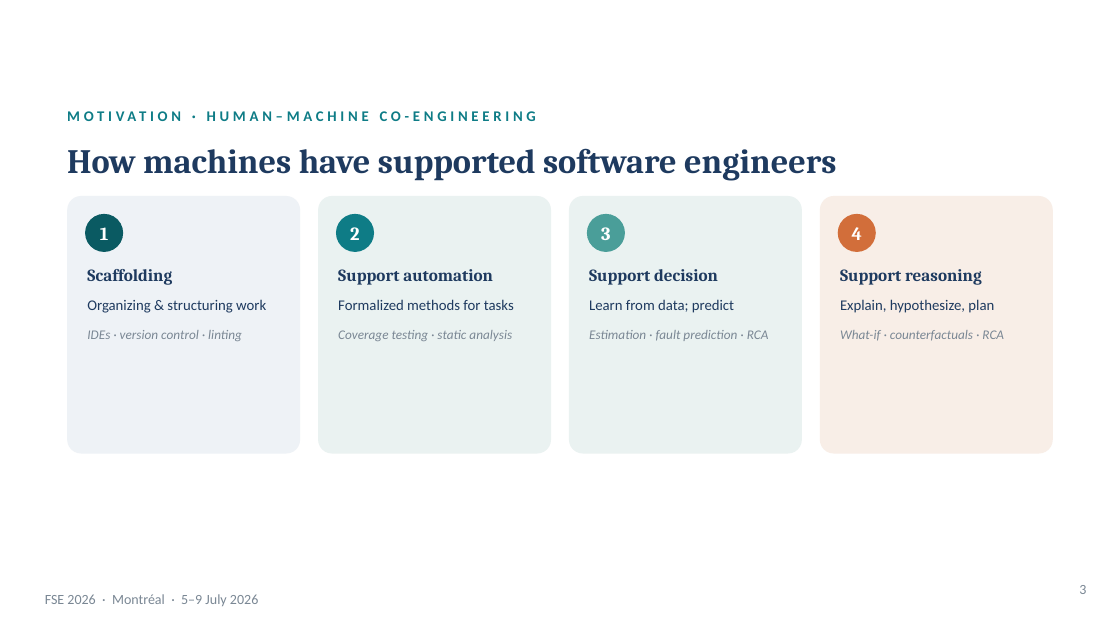
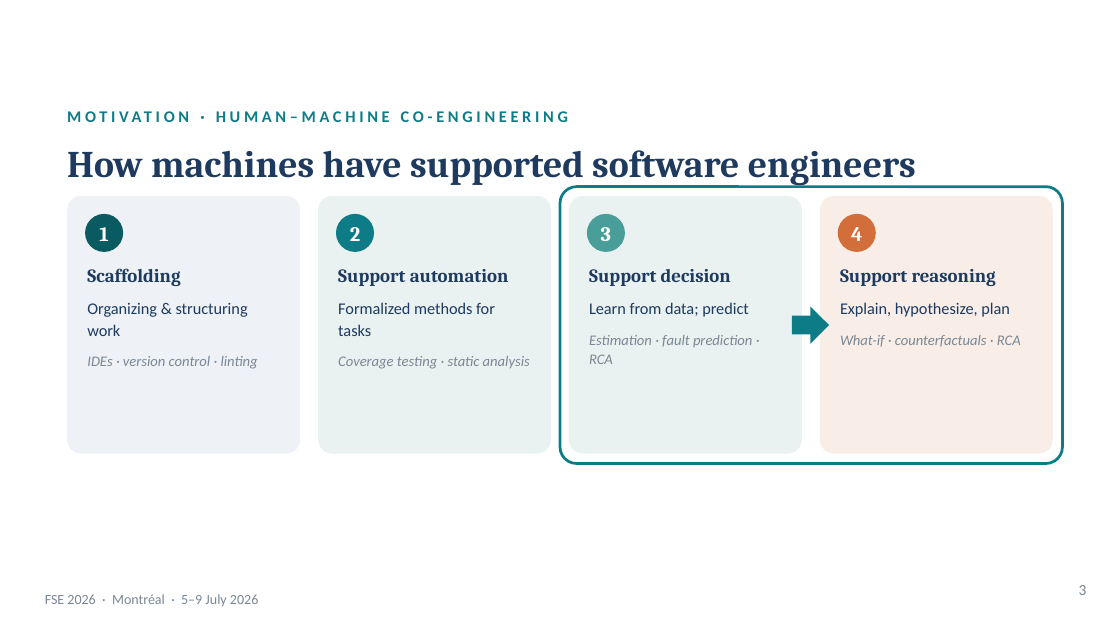
Before and after one commit to martinheyn/CI4SE_Tutorial, a slide deck: slide 3 of slides/Part 1 Causal Modelling_intro_testing_RCA.pptx. Drawn at 1120x630 pixels with LibreOffice and Linux fonts; fonts in the diff are those of the drawing; background and template pictures are left out. Boxes give left, top, right and bottom in pixels: in the first picture for what was removed or moved away, otherwise in the second. Text is boxed around its words. In the diff, an @@ line names an element or a change of style, - is before the commit and + after.

```diff
--- a/slides/Part 1 Causal Modelling_intro_testing_RCA.pptx
+++ b/slides/Part 1 Causal Modelling_intro_testing_RCA.pptx
@@ text "MOTIVATION · HUMAN–MACHINE CO-ENGINEERING" at [67, 106, 1053, 136]: size 9.5 to 10.4 pt @@
@@ text "How machines have supported software ..." at [67, 150, 916, 186]: size 22 to 24.2 pt @@
@@ rounded rectangle added at [560, 187, 1063, 464], outline #0E7C86 1.75 pt @@
@@ text "Scaffolding" at [87, 268, 258, 369]: size 11 to 12.1 pt in "Scaffolding"; size 9.5 to 10.4 pt in "Organizing & structuring work"; size 8.5 to 9.3 pt in "IDEs · version control · linting" @@
@@ text "Support automation" at [338, 269, 530, 369]: size 11 to 12.1 pt in "Support automation"; size 9.5 to 10.4 pt in "Formalized methods for tasks"; size 8.5 to 9.3 pt in "Coverage testing · static analysis" @@
@@ text "Support decision" at [589, 269, 752, 364]: size 11 to 12.1 pt in "Support decision"; size 9.5 to 10.4 pt in "Learn from data; predict"; size 8.5 to 9.3 pt in "Estimation · fault prediction · RCA" @@
@@ text "Support reasoning" at [840, 269, 1021, 347]: size 11 to 12.1 pt in "Support reasoning"; size 9.5 to 10.4 pt in "Explain, hypothesize, plan"; size 8.5 to 9.3 pt in "What-if · counterfactuals · RCA" @@
@@ right arrow added at [792, 307, 829, 344], fill #0E7C86 @@
```
Also in this commit, not shown: 18 other slides changed, 5 slides added, 12 slides removed, 2 other files.
